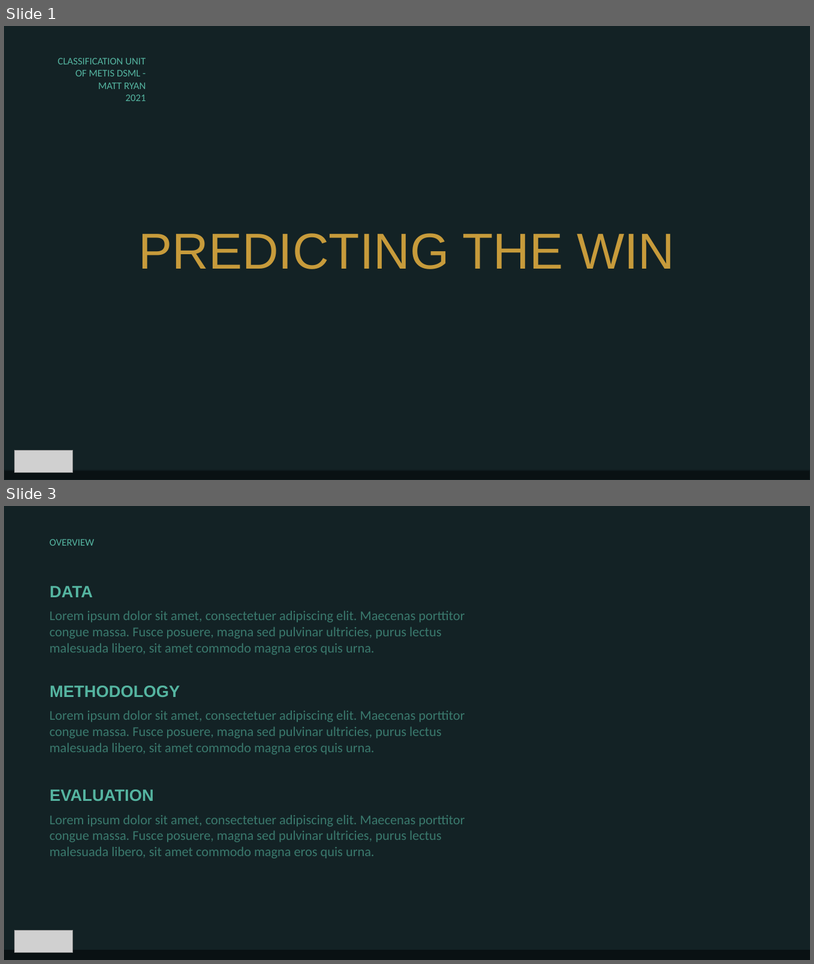
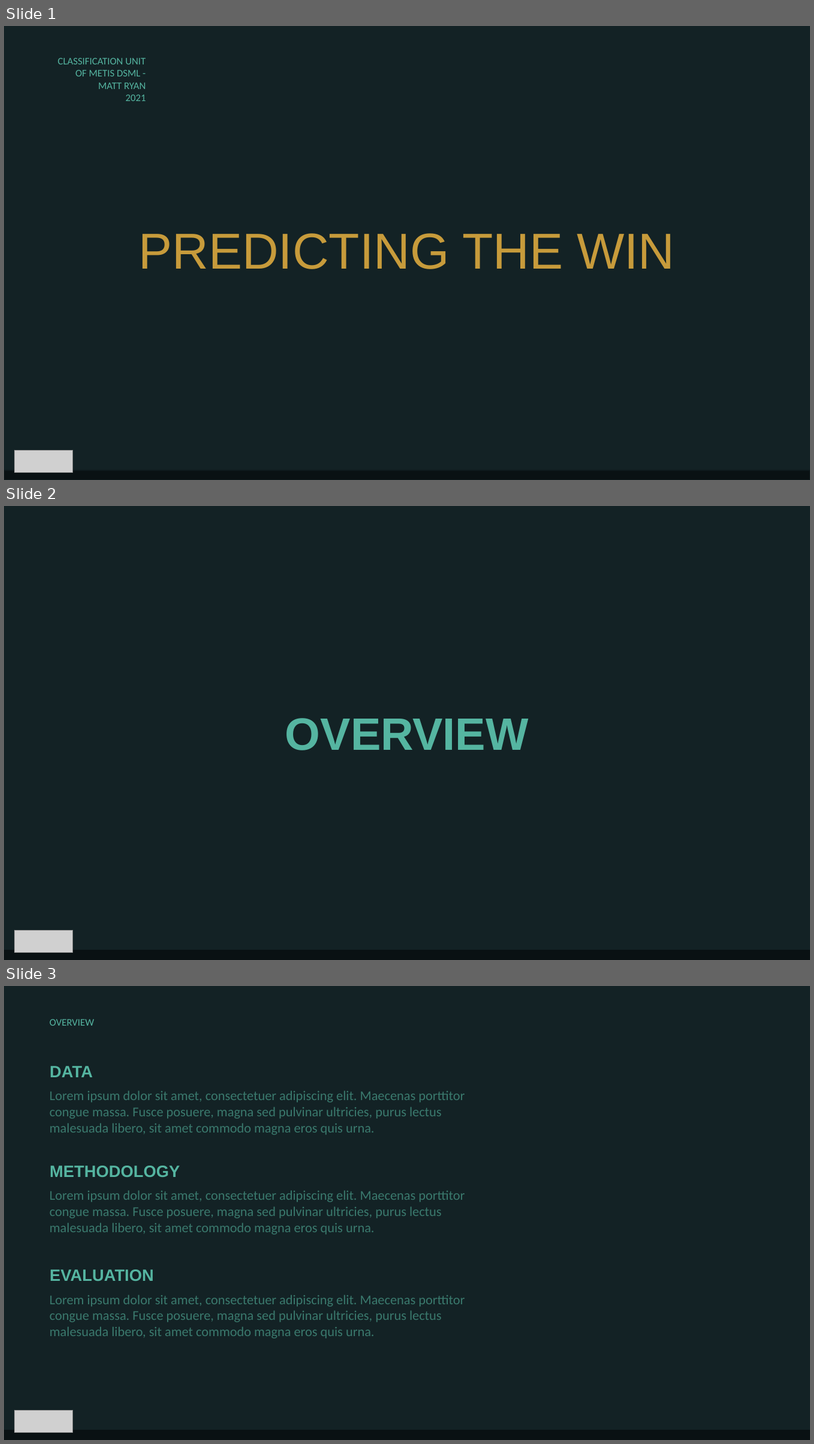
Before and after one commit to maneaterrbug/league_logistic_regression, a slide deck: deliverables/league_ppt_template.pptx. Shown one above the other, each under a label of ours: slides 1 and 3 before the commit, slides 1, 2 and 3 after it; the slides between them are not shown. The pictures are 814x964 and 814x1444 pixels, drawn with LibreOffice and Linux fonts; fonts in the diff are those of the drawing; grey boxes stand for pictures. Boxes give left, top, right and bottom in pixels: in the first picture for what was removed or moved away, otherwise in the second. Text is boxed around its words. In the diff, an @@ line names an element or a change of style, - is before the commit and + after.

```diff
--- a/deliverables/league_ppt_template.pptx
+++ b/deliverables/league_ppt_template.pptx
@@ slide 2 added at (4, 506, 810, 960), background #FFFFFF @@
@@ rectangle added at (4, 506, 810, 960), fill #132225, outline #132225 1 pt @@
@@ text added at (285, 718, 529, 750), 54 pt, text #55B5A1, bold @@
+OVERVIEW
@@ picture added at (14, 930, 73, 952) @@
@@ rectangle added at (4, 950, 810, 960), fill #091113, outline #091113 1 pt @@
```
Also in this commit, not shown: 2 slides changed, 1 other slide added, 1 slide removed.
